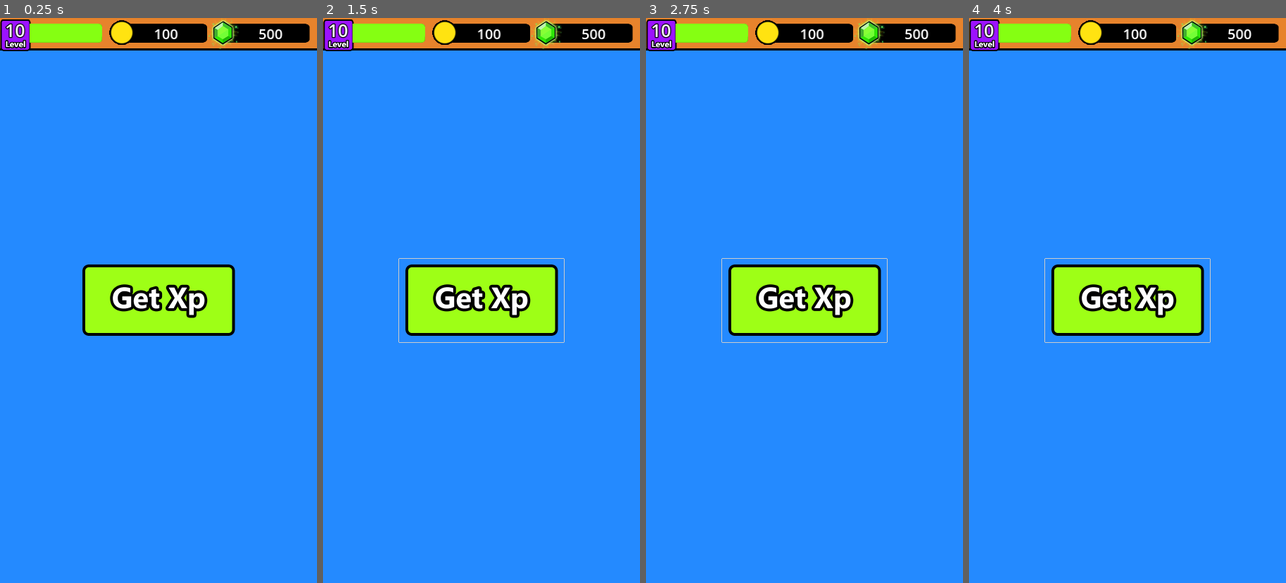
Above: before the commit, frames 1-4 (left to right).
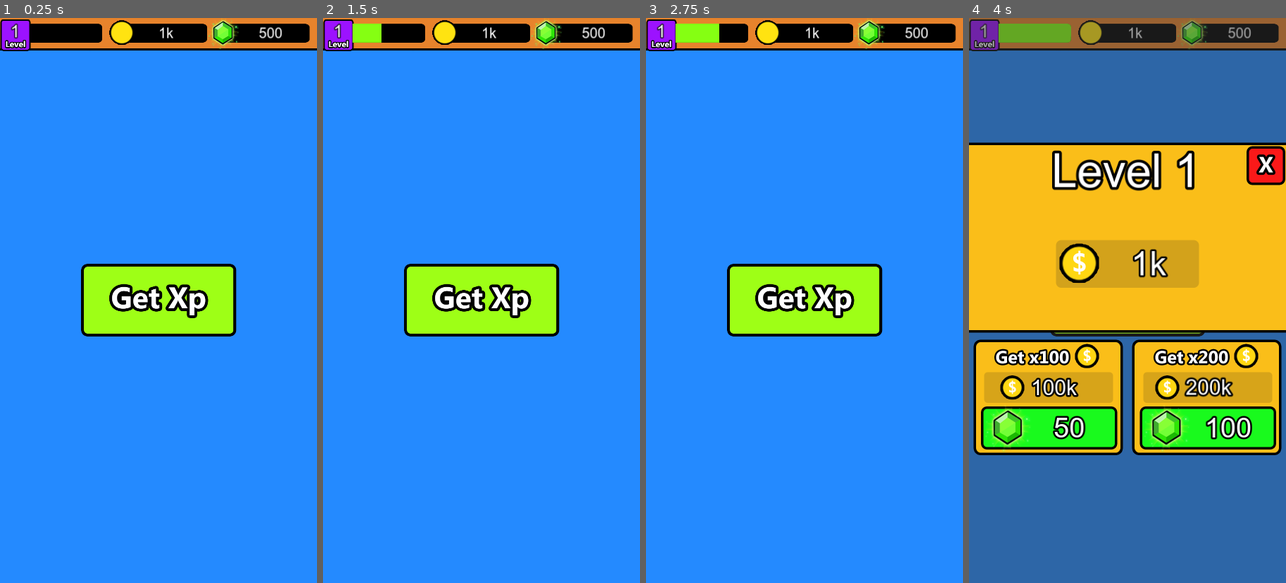
Above: after the commit, the same moments.

Repository: DEEP-32/Godot-Demo
Game: Godot game, scene res://p/Demo.tscn
The game is run twice, just before and just after one commit, with the same random seed, the same clock (stepped at 60 frames per second) and the same inputs. Before the commit the project starts from res://Demo.tscn.
Inputs (mouse positions are in pixels of both pictures, inside the frame that each line leads up to):
- Up to frame 1 (0.25 s): no input
- Up to frame 2 (1.5 s): click (481, 300) at 0.5 s; click (481, 300) at 1.25 s
- Up to frame 3 (2.75 s): click (804, 300) at 2 s
- Up to frame 4 (4 s): tap Enter at 2.75 s; tap Space at 3.5 s

The runs differ from the first frame. In frame 1, 1.9% of the frame differs, in the area x 1-90%, y 0-57%; in frame 2, 1.8%; in frame 3, 1.7%; in frame 4, 100%, in the area x 0-100%, y 0-100%.

Commit message:
finish project

Diff:
--- a/BuyPopup.gd
+++ /dev/null
@@ -1,11 +0,0 @@
-extends Control
-class_name BuyPopup
-
-# Called when the node enters the scene tree for the first time.
-func _ready():
-	pass # Replace with function body.
-
-
-# Called every frame. 'delta' is the elapsed time since the previous frame.
-func _process(delta):
-	pass
--- a/Globals.gd
+++ /dev/null
@@ -1,11 +0,0 @@
-extends Node
-
-
-# Called when the node enters the scene tree for the first time.
-func _ready():
-	pass # Replace with function body.
-
-
-# Called every frame. 'delta' is the elapsed time since the previous frame.
-func _process(delta):
-	pass
--- a/MainMenu.gd
+++ /dev/null
@@ -1,11 +0,0 @@
-extends Control
-class_name MainMenu
-
-# Called when the node enters the scene tree for the first time.
-func _ready():
-	pass # Replace with function body.
-
-
-# Called every frame. 'delta' is the elapsed time since the previous frame.
-func _process(delta):
-	pass
--- /dev/null
+++ b/p/BuyLabelSettings.tres
@@ -0,0 +1,9 @@
+[gd_resource type="LabelSettings" load_steps=2 format=3 uid="uid://6166as4iy5hk"]
+
+[ext_resource type="FontFile" uid="uid://3cc4ns15biko" path="res://p/ARIAL.TTF" id="1_vru2r"]
+
+[resource]
+font = ExtResource("1_vru2r")
+font_size = 80
+outline_size = 20
+outline_color = Color(0, 0, 0, 1)
--- /dev/null
+++ b/p/BuyPopup.gd
@@ -0,0 +1,48 @@
+extends Control
+class_name BuyPopup
+
+signal pop_up_closed
+
+@onready var levelLabel : Label = $PopupContent/CurentLevelLabel
+@onready var hundredTimesCoinAmountLabel : Label = $"100XCoinAmount"
+@onready var twoHundredTimesCoinAmountLabel : Label = $"200XCoinAmount"
+@onready var gemAmountLabelHundred = $TextureButton/GemAmountLabel
+@onready var gemAmountLabelTwoHundred = $TextureButton2/GemAmountLabel
+@onready var coinLabel : Label = $CurrentCoinLabel
+
+func InitializeUI(currentLevel : int,currentCoin : int,hundredXBuyAmount : int , twoHundredXBuyAmount : int):
+	print("CURRENT COIN : " + str(currentCoin) + " 100 x: " + str(currentCoin * 100) + " 200 x : " + str(currentCoin * 200))
+	levelLabel.set_text("Level " + str(currentLevel))
+	gemAmountLabelHundred.set_text(str(hundredXBuyAmount))
+	gemAmountLabelTwoHundred.set_text(str(twoHundredXBuyAmount))
+	coinLabel.set_text(Globals.FormatNumber(currentCoin))
+	hundredTimesCoinAmountLabel.set_text(Globals.FormatNumber(currentCoin * 100))
+	twoHundredTimesCoinAmountLabel.set_text(Globals.FormatNumber(currentCoin * 200))
+
+
+func OnCloseButtonPressed():
+	Globals.IncreaseCoin(Globals.coinIncreament)
+	visible = false
+	pop_up_closed.emit()
+
+
+func OnHundredXButtonPressed():
+	Globals.UseResource(
+		Globals.ResourceType.GEMS,
+		Globals.GetBuyAmount(0)
+	)
+
+	Globals.IncreaseCoin(Globals.GetResource(Globals.ResourceType.COIN) * 100)
+	visible = false
+	pop_up_closed.emit()
+
+
+func OnTwoHundredXButtonPressed():
+	Globals.UseResource(
+		Globals.ResourceType.GEMS,
+		Globals.GetBuyAmount(1)
+	)
+
+	Globals.IncreaseCoin(Globals.GetResource(Globals.ResourceType.COIN) * 100)
+	visible = false
+	pop_up_closed.emit()
--- a/BuyPopup.tscn
+++ b/p/BuyPopup.tscn
@@ -1,27 +1,22 @@
-[gd_scene load_steps=9 format=3 uid="uid://dqkff54b8k5dp"]
-
-[ext_resource type="Script" path="res://BuyPopup.gd" id="1_0srts"]
-[ext_resource type="Texture2D" uid="uid://bd0481sokvh2n" path="res://LevelUp_Window.png" id="1_s5onv"]
-[ext_resource type="Texture2D" uid="uid://djmkr6gh06b8q" path="res://GemButton.png" id="2_efslg"]
-[ext_resource type="Texture2D" uid="uid://dw6sflbcaj0sk" path="res://XButton.png" id="2_ofb38"]
+[gd_scene load_steps=10 format=3 uid="uid://dqkff54b8k5dp"]
+
+[ext_resource type="Script" path="res://p/BuyPopup.gd" id="1_0srts"]
+[ext_resource type="Texture2D" uid="uid://bd0481sokvh2n" path="res://p/LevelUp_Window.png" id="1_s5onv"]
+[ext_resource type="Texture2D" uid="uid://djmkr6gh06b8q" path="res://p/GemButton.png" id="2_efslg"]
+[ext_resource type="Texture2D" uid="uid://dw6sflbcaj0sk" path="res://p/XButton.png" id="2_ofb38"]
+[ext_resource type="FontFile" uid="uid://3cc4ns15biko" path="res://p/ARIAL.TTF" id="4_kdt1m"]
+[ext_resource type="LabelSettings" uid="uid://bspwerwg5orhw" path="res://p/IncreamentTimesLabelSettings.tres" id="5_fwdu3"]
+[ext_resource type="LabelSettings" uid="uid://6166as4iy5hk" path="res://p/BuyLabelSettings.tres" id="7_jv4xr"]
 
 [sub_resource type="LabelSettings" id="LabelSettings_jn8r5"]
+font = ExtResource("4_kdt1m")
 font_size = 131
 outline_size = 30
 outline_color = Color(0, 0, 0, 1)
 
 [sub_resource type="LabelSettings" id="LabelSettings_nnshh"]
+font = ExtResource("4_kdt1m")
 font_size = 95
-outline_size = 20
-outline_color = Color(0, 0, 0, 1)
-
-[sub_resource type="LabelSettings" id="LabelSettings_c30o0"]
-font_size = 60
-outline_size = 20
-outline_color = Color(0, 0, 0, 1)
-
-[sub_resource type="LabelSettings" id="LabelSettings_p1iay"]
-font_size = 80
 outline_size = 20
 outline_color = Color(0, 0, 0, 1)
 
@@ -58,7 +53,7 @@
 grow_vertical = 2
 texture = ExtResource("1_s5onv")
 
-[node name="TextureButton" type="TextureButton" parent="PopupContent"]
+[node name="CloseButton" type="TextureButton" parent="PopupContent"]
 layout_mode = 1
 anchors_preset = 1
 anchor_left = 1.0
@@ -83,7 +78,7 @@
 label_settings = SubResource("LabelSettings_jn8r5")
 horizontal_alignment = 1
 
-[node name="CoinIncreamentLabel" type="Label" parent="."]
+[node name="CurrentCoinLabel" type="Label" parent="."]
 layout_mode = 1
 anchors_preset = 8
 anchor_left = 0.5
@@ -100,6 +95,7 @@
 label_settings = SubResource("LabelSettings_nnshh")
 horizontal_alignment = 1
 vertical_alignment = 1
+autowrap_mode = 3
 
 [node name="100XCoinAmount" type="Label" parent="."]
 layout_mode = 1
@@ -115,7 +111,7 @@
 grow_horizontal = 2
 grow_vertical = 2
 text = "50,00"
-label_settings = SubResource("LabelSettings_c30o0")
+label_settings = ExtResource("5_fwdu3")
 vertical_alignment = 1
 
 [node name="200XCoinAmount" type="Label" parent="."]
@@ -132,7 +128,7 @@
 grow_horizontal = 2
 grow_vertical = 2
 text = "50,00"
-label_settings = SubResource("LabelSettings_c30o0")
+label_settings = ExtResource("5_fwdu3")
 vertical_alignment = 1
 
 [node name="TextureButton" type="TextureButton" parent="."]
@@ -164,7 +160,7 @@
 grow_horizontal = 0
 grow_vertical = 2
 text = "50"
-label_settings = SubResource("LabelSettings_p1iay")
+label_settings = ExtResource("7_jv4xr")
 horizontal_alignment = 1
 vertical_alignment = 1
 
@@ -196,7 +192,11 @@
 offset_bottom = 54.0
 grow_horizontal = 0
 grow_vertical = 2
-text = "50"
-label_settings = SubResource("LabelSettings_p1iay")
-horizontal_alignment = 1
-vertical_alignment = 1
+text = "100"
+label_settings = ExtResource("7_jv4xr")
+horizontal_alignment = 1
+vertical_alignment = 1
+
+[connection signal="pressed" from="PopupContent/CloseButton" to="." method="OnCloseButtonPressed"]
+[connection signal="pressed" from="TextureButton" to="." method="OnHundredXButtonPressed"]
+[connection signal="pressed" from="TextureButton2" to="." method="OnTwoHundredXButtonPressed"]
--- /dev/null
+++ b/p/CurrencyLabelSettings.tres
@@ -0,0 +1,7 @@
+[gd_resource type="LabelSettings" load_steps=2 format=3 uid="uid://bgwx1dy1e7hnu"]
+
+[ext_resource type="FontFile" uid="uid://3cc4ns15biko" path="res://p/ARIAL.TTF" id="1_jdh3y"]
+
+[resource]
+font = ExtResource("1_jdh3y")
+font_size = 40
--- a/Demo.tscn
+++ b/p/Demo.tscn
@@ -1,12 +1,15 @@
-[gd_scene load_steps=9 format=3 uid="uid://dn0xc1xwb0rsa"]
+[gd_scene load_steps=15 format=3 uid="uid://dn0xc1xwb0rsa"]
 
-[ext_resource type="Script" path="res://MainMenu.gd" id="1_0ip3n"]
-[ext_resource type="Texture2D" uid="uid://bgu0vx06s42f8" path="res://MainScreen.png" id="1_4bfbk"]
-[ext_resource type="Texture2D" uid="uid://bn51wogw76ojr" path="res://GetXp_Button.png" id="2_jb2xg"]
-[ext_resource type="Texture2D" uid="uid://bd4dq1fbct3a3" path="res://LevelUpGreenBar.png" id="2_y8fsh"]
-[ext_resource type="PackedScene" uid="uid://dqkff54b8k5dp" path="res://BuyPopup.tscn" id="5_38upo"]
+[ext_resource type="Script" path="res://p/MainMenu.gd" id="1_0ip3n"]
+[ext_resource type="Texture2D" uid="uid://bgu0vx06s42f8" path="res://p/MainScreen.png" id="1_4bfbk"]
+[ext_resource type="Texture2D" uid="uid://bn51wogw76ojr" path="res://p/GetXp_Button.png" id="2_jb2xg"]
+[ext_resource type="Texture2D" uid="uid://bd4dq1fbct3a3" path="res://p/LevelUpGreenBar.png" id="2_y8fsh"]
+[ext_resource type="FontFile" uid="uid://3cc4ns15biko" path="res://p/ARIAL.TTF" id="3_24i8v"]
+[ext_resource type="PackedScene" uid="uid://dqkff54b8k5dp" path="res://p/BuyPopup.tscn" id="5_38upo"]
+[ext_resource type="LabelSettings" uid="uid://bgwx1dy1e7hnu" path="res://p/CurrencyLabelSettings.tres" id="5_msead"]
 
 [sub_resource type="LabelSettings" id="LabelSettings_lqvdm"]
+font = ExtResource("3_24i8v")
 font_size = 50
 outline_size = 10
 outline_color = Color(0, 0, 0, 1)
@@ -15,8 +18,15 @@
 atlas = ExtResource("2_y8fsh")
 region = Rect2(0, 0, 203.146, 53)
 
-[sub_resource type="LabelSettings" id="LabelSettings_hgux6"]
-font_size = 40
+[sub_resource type="StyleBoxEmpty" id="StyleBoxEmpty_k5a1t"]
+
+[sub_resource type="StyleBoxEmpty" id="StyleBoxEmpty_emrrg"]
+
+[sub_resource type="StyleBoxEmpty" id="StyleBoxEmpty_8pf6e"]
+
+[sub_resource type="StyleBoxEmpty" id="StyleBoxEmpty_v1kdf"]
+
+[sub_resource type="StyleBoxEmpty" id="StyleBoxEmpty_ggow2"]
 
 [node name="MainMenu" type="Control"]
 layout_mode = 3
@@ -37,11 +47,12 @@
 texture = ExtResource("1_4bfbk")
 region_rect = Rect2(0, -1.6198, 900, 1601.62)
 
-[node name="Label" type="Label" parent="BG"]
+[node name="LevelLabel" type="Label" parent="BG"]
 layout_mode = 0
 offset_left = 2.0
+offset_top = 9.0
 offset_right = 85.0
-offset_bottom = 69.0
+offset_bottom = 71.0
 text = "10"
 label_settings = SubResource("LabelSettings_lqvdm")
 horizontal_alignment = 1
@@ -55,7 +66,8 @@
 offset_top = -24.0
 offset_right = 290.0
 offset_bottom = 30.0
-value = 100.0
+max_value = 150.0
+value = 75.0
 nine_patch_stretch = true
 stretch_margin_top = 15
 stretch_margin_bottom = 15
@@ -72,7 +84,7 @@
 offset_bottom = 71.0
 grow_horizontal = 2
 text = "100"
-label_settings = SubResource("LabelSettings_hgux6")
+label_settings = ExtResource("5_msead")
 horizontal_alignment = 1
 vertical_alignment = 1
 
@@ -87,7 +99,7 @@
 offset_bottom = 71.0
 grow_horizontal = 0
 text = "500"
-label_settings = SubResource("LabelSettings_hgux6")
+label_settings = ExtResource("5_msead")
 horizontal_alignment = 1
 vertical_alignment = 1
 
@@ -104,6 +116,11 @@
 offset_bottom = 118.0
 grow_horizontal = 2
 grow_vertical = 2
+theme_override_styles/normal = SubResource("StyleBoxEmpty_k5a1t")
+theme_override_styles/hover = SubResource("StyleBoxEmpty_emrrg")
+theme_override_styles/pressed = SubResource("StyleBoxEmpty_8pf6e")
+theme_override_styles/disabled = SubResource("StyleBoxEmpty_v1kdf")
+theme_override_styles/focus = SubResource("StyleBoxEmpty_ggow2")
 icon = ExtResource("2_jb2xg")
 flat = true
 icon_alignment = 1
@@ -112,3 +129,6 @@
 [node name="BuyPopup" parent="." instance=ExtResource("5_38upo")]
 visible = false
 layout_mode = 1
+
+[connection signal="pressed" from="GetXpButton" to="." method="OnXpButtonPressed"]
+[connection signal="pop_up_closed" from="BuyPopup" to="." method="OnBuypopupClosed"]
--- /dev/null
+++ b/p/Globals.gd
@@ -0,0 +1,119 @@
+extends Node
+
+signal level_up
+
+enum ResourceType{
+	COIN,
+	GEMS
+}
+
+var defaultXpValue : int = 0
+var defaultMaxXpValue : int = 100
+var defaultCoinValue : int = 1000
+var defaultGemValue : int = 500
+var defaultLevelValue : int = 1
+
+
+
+var maxXpIncreament : float = .5
+var coinIncreament : int = 100
+
+var buyAmount : Array = [
+	50,
+	100
+]
+
+var _currentXpValue : int
+var _currentCoinValue : int
+var _currentGemValue : int
+var _currentXpMaxValue : int
+var _currentLevelValue : int
+
+
+func _ready():
+	_currentXpValue = defaultXpValue
+	_currentCoinValue = defaultCoinValue
+	_currentGemValue = defaultGemValue
+	_currentXpMaxValue = defaultMaxXpValue
+	_currentLevelValue = defaultLevelValue
+
+
+func UseResource(resourceType : ResourceType , usedAmt : int):
+	match resourceType:
+		ResourceType.COIN:
+			if usedAmt <= _currentCoinValue:
+				_currentCoinValue = DecreaseResource(_currentCoinValue,usedAmt)
+		ResourceType.GEMS:
+			if usedAmt <= _currentGemValue:
+				_currentGemValue = DecreaseResource(_currentGemValue,usedAmt)
+		_:
+			pass
+
+
+
+
+func DecreaseResource(currentCount : int , amount : int):
+	return currentCount - amount
+
+func IncreaseCoin(amount : int):
+	_currentCoinValue += amount
+
+
+func GetResource(resourceType : ResourceType) -> int:
+	match resourceType:
+		ResourceType.COIN:
+			return _currentCoinValue
+		ResourceType.GEMS:
+			return _currentGemValue
+		_:
+			return 0
+
+
+
+func GetCurrentXp():
+	return _currentXpValue
+
+func GetCurrentMaxXp():
+	return _currentXpMaxValue
+
+func GetCurrentLevel():
+	return _currentLevelValue
+
+func GainXp(xp : int):
+	_currentXpValue += xp
+	if _currentXpValue >= _currentXpMaxValue:
+		#Setting xp on level up
+		print("GLOBALS : new max xp : " + str(_currentXpMaxValue))
+		level_up.emit()
+
+func GetBuyAmount(index : int):
+
+	if index < 0 || index > buyAmount.size() - 1:
+		return 0
+
+
+	return buyAmount[index]
+
+func PostLevelUp():
+	_currentXpValue = 0
+	_currentLevelValue += 1
+	var increament = _currentXpMaxValue * maxXpIncreament
+	_currentXpMaxValue += increament
+
+
+func FormatNumber(n: int) -> String:
+	if n >= 1_000_000_000_000:
+		var i:float = snapped(float(n)/1_000_000_000_000, .01)
+		return str(i).replace(",", ".") + "B"
+	elif n >= 1_000_000:
+		var i:float = snapped(float(n)/1_000_000, .01)
+		return str(i).replace(",", ".") + "M"
+	elif n >= 1_000:
+		var i:float = snapped(float(n)/1_000, .01)
+		return str(i).replace(",", ".") + "k"
+	else:
+		return str(n)
+
+
+func GetCoinFormated():
+	FormatNumber(_currentCoinValue)
--- /dev/null
+++ b/p/IncreamentTimesLabelSettings.tres
@@ -0,0 +1,9 @@
+[gd_resource type="LabelSettings" load_steps=2 format=3 uid="uid://bspwerwg5orhw"]
+
+[ext_resource type="FontFile" uid="uid://3cc4ns15biko" path="res://p/ARIAL.TTF" id="1_5suvu"]
+
+[resource]
+font = ExtResource("1_5suvu")
+font_size = 60
+outline_size = 20
+outline_color = Color(0, 0, 0, 1)
--- /dev/null
+++ b/p/MainMenu.gd
@@ -0,0 +1,70 @@
+extends Control
+class_name MainMenu
+
+@export var xpIncreamentAmount : int =20
+
+@onready var levelLabel : Label = $BG/LevelLabel
+@onready var coinLabel : Label = $BG/CoinLabel
+@onready var gemsLabel : Label = $BG/GemLabel
+@onready var levelProgressBar : TextureProgressBar = $BG/ProgressBar
+@onready var buyPopup : BuyPopup = $BuyPopup
+
+
+# Called when the node enters the scene tree for the first time.
+func _ready():
+	Globals.level_up.connect(OnLevelUp)
+	InitializeUI(
+		Globals.GetResource(Globals.ResourceType.COIN),
+		Globals.GetResource(Globals.ResourceType.GEMS),
+		Globals.GetCurrentXp(),
+		Globals.GetCurrentLevel(),
+		Globals.GetCurrentMaxXp()
+	)
+
+	buyPopup.InitializeUI(
+		Globals.GetCurrentLevel(),
+		Globals.GetResource(Globals.ResourceType.COIN),
+		Globals.GetBuyAmount(0),
+		Globals.GetBuyAmount(1)
+	)
+
+
+func InitializeUI(coinQuantity : int, gemsQuantity : int,xp : int,level : int,maxXP : int):
+	coinLabel.set_text(Globals.FormatNumber(coinQuantity))
+	gemsLabel.set_text(str(gemsQuantity))
+	levelProgressBar.value = xp
+	levelProgressBar.max_value = maxXP
+	levelLabel.set_text(str(level))
+
+
+
+
+
+func OnXpButtonPressed():
+	Globals.GainXp(xpIncreamentAmount)
+	levelProgressBar.value += xpIncreamentAmount
+
+
+func OnLevelUp():
+	buyPopup.InitializeUI(
+		Globals.GetCurrentLevel(),
+		Globals.GetResource(Globals.ResourceType.COIN),
+		Globals.GetBuyAmount(0),
+		Globals.GetBuyAmount(1)
+	)
+
+	buyPopup.visible = true
+
+
+
+func OnBuypopupClosed():
+
+	Globals.PostLevelUp()
+
+	InitializeUI(
+		Globals.GetResource(Globals.ResourceType.COIN),
+		Globals.GetResource(Globals.ResourceType.GEMS),
+		Globals.GetCurrentXp(),
+		Globals.GetCurrentLevel(),
+		Globals.GetCurrentMaxXp()
+	)
--- a/project.godot
+++ b/project.godot
@@ -11,9 +11,13 @@
 [application]
 
 config/name="Godot-demo"
-run/main_scene="res://Demo.tscn"
+run/main_scene="res://p/Demo.tscn"
 config/features=PackedStringArray("4.2", "Mobile")
-config/icon="res://icon.svg"
+config/icon="res://p/icon.svg"
+
+[autoload]
+
+Globals="*res://p/Globals.gd"
 
 [display]
 
@@ -25,3 +29,4 @@
 [rendering]
 
 renderer/rendering_method="mobile"
+textures/vram_compression/import_etc2_astc=true
Not shown, added: export_presets.cfg
Binary file added: p/ARIAL.TTF
Not shown, added: p/ARIAL.TTF.import
Renamed: GemButton.png -> p/GemButton.png
Not shown, changed: p/GemButton.png.import
Renamed: GetXp_Button.png -> p/GetXp_Button.png
Not shown, changed: p/GetXp_Button.png.import
Renamed: LevelUpGreenBar.png -> p/LevelUpGreenBar.png
Not shown, changed: p/LevelUpGreenBar.png.import
Renamed: LevelUp_Window.png -> p/LevelUp_Window.png
Not shown, changed: p/LevelUp_Window.png.import
Renamed: MainScreen.png -> p/MainScreen.png
(and 6 more such lines)
